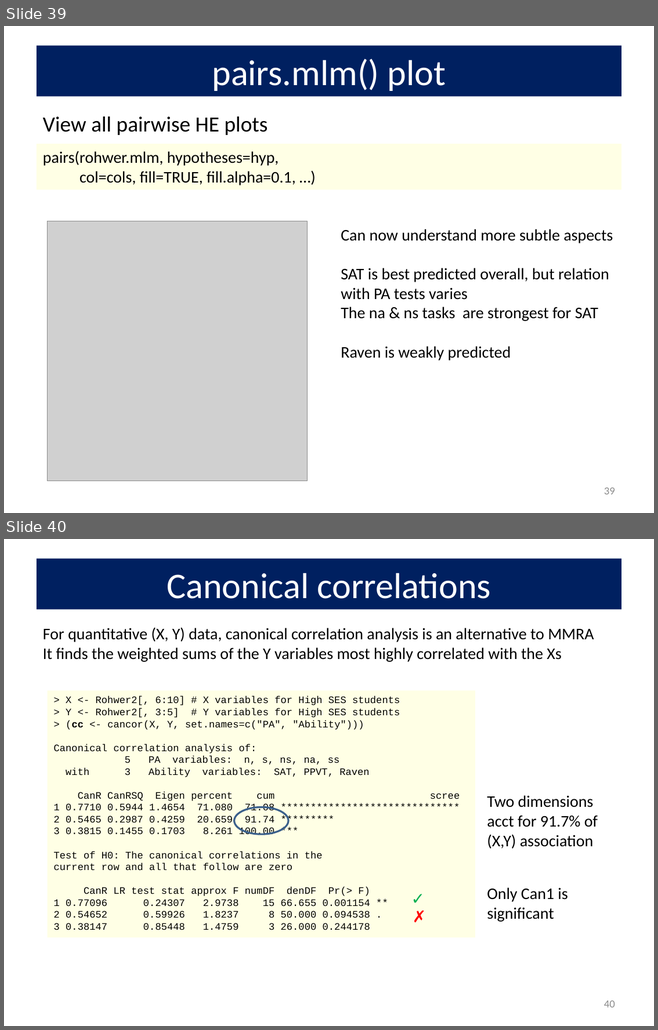
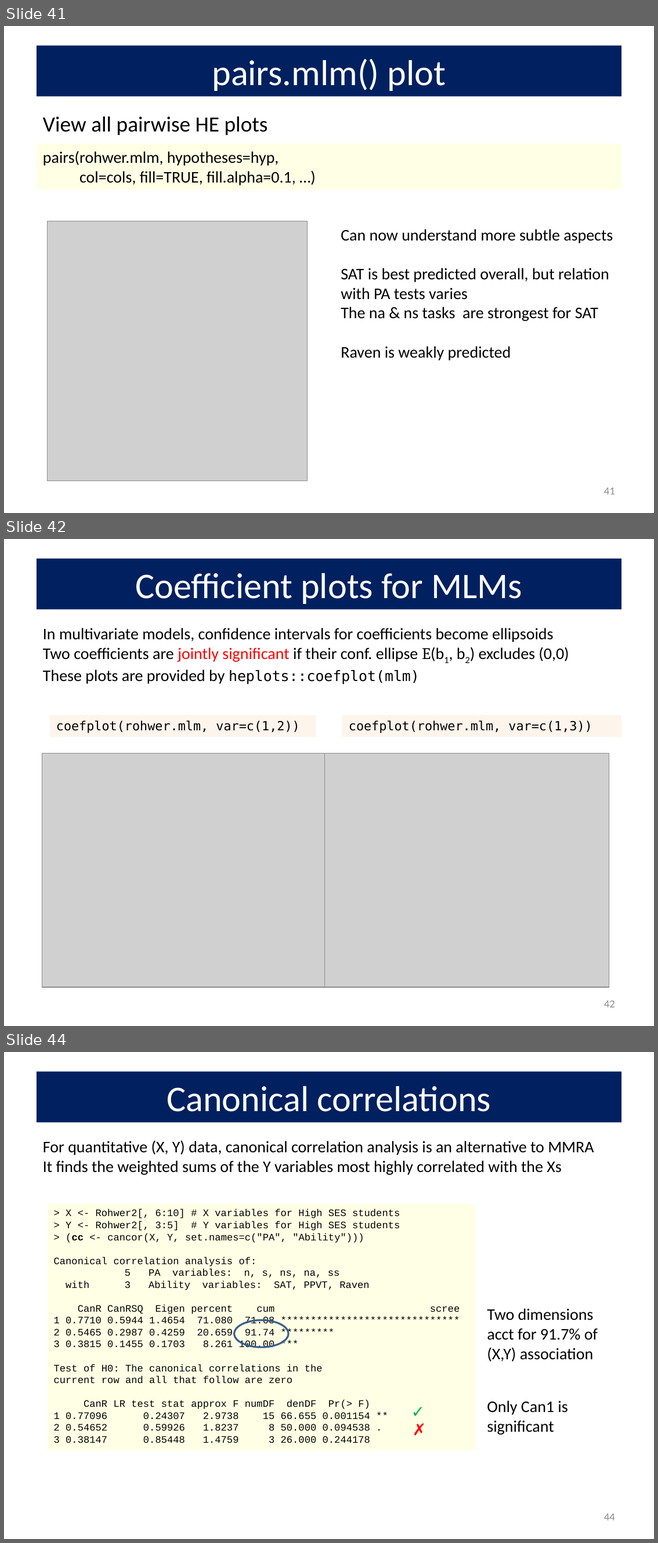
Before and after one commit to friendly/VisMLM-course, a slide deck: lectures/lecture3.pptx. Shown one above the other, each under a label of ours: slides 39 and 40 before the commit, slides 41, 42 and 44 after it; the slides between them are not shown. The pictures are 658x1030 and 658x1543 pixels, drawn with LibreOffice and Linux fonts; fonts in the diff are those of the drawing; grey boxes stand for pictures. Boxes give left, top, right and bottom in pixels: in the first picture for what was removed or moved away, otherwise in the second. Text is boxed around its words. In the diff, an @@ line names an element or a change of style, - is before the commit and + after.

```diff
--- a/lectures/lecture3.pptx
+++ b/lectures/lecture3.pptx
@@ slide 42 added at [4, 539, 654, 1026], background #FFFFFF @@
@@ title added at [36, 559, 621, 609], fill #002060, 40 pt, text #FFFFFF @@
+Coefficient plots for MLMs
@@ text added at [43, 628, 568, 685], 18 pt, text #000000 @@
+In multivariate models, confidence intervals for coefficients become ellipsoids
+Two coefficients are jointly significant if their conf. ellipse E(b1, b2) excludes (0,0)
+These plots are provided by heplots::coefplot(mlm)
@@ rectangle added at [49, 715, 315, 737], fill #FDEADA at 50% opacity, 14 pt, text #000000 @@
+coefplot(rohwer.mlm, var=c(1,2))
@@ rectangle added at [342, 715, 621, 737], fill #FDEADA at 50% opacity, 14 pt, text #000000 @@
+coefplot(rohwer.mlm, var=c(1,3))
@@ picture added at [42, 754, 325, 987] @@
@@ picture added at [325, 754, 609, 987] @@
@@ page number added at [604, 1001, 615, 1008], 12 pt, text #8C8C8C @@
+42
@@ what was slide 39 is now slide 41 @@
@@ page number at [604, 488, 615, 495]: text changed @@
-39
+41
@@ what was slide 40 is now slide 44 @@
@@ page number at [604, 1514, 615, 1521]: text changed @@
-40
+44
```
Also in this commit, not shown: 9 slides changed, 7 other slides added, 51 other files.
